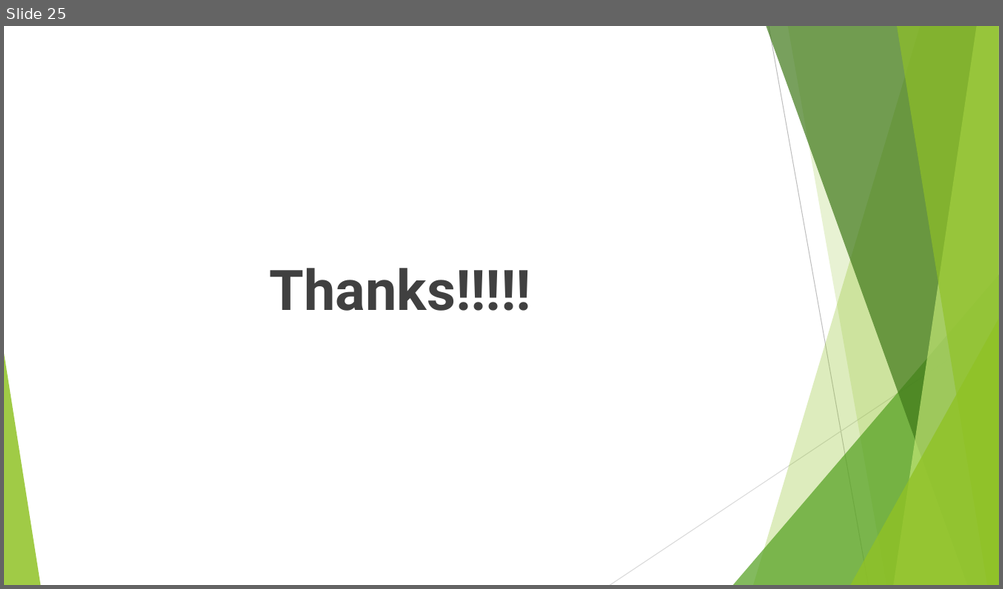
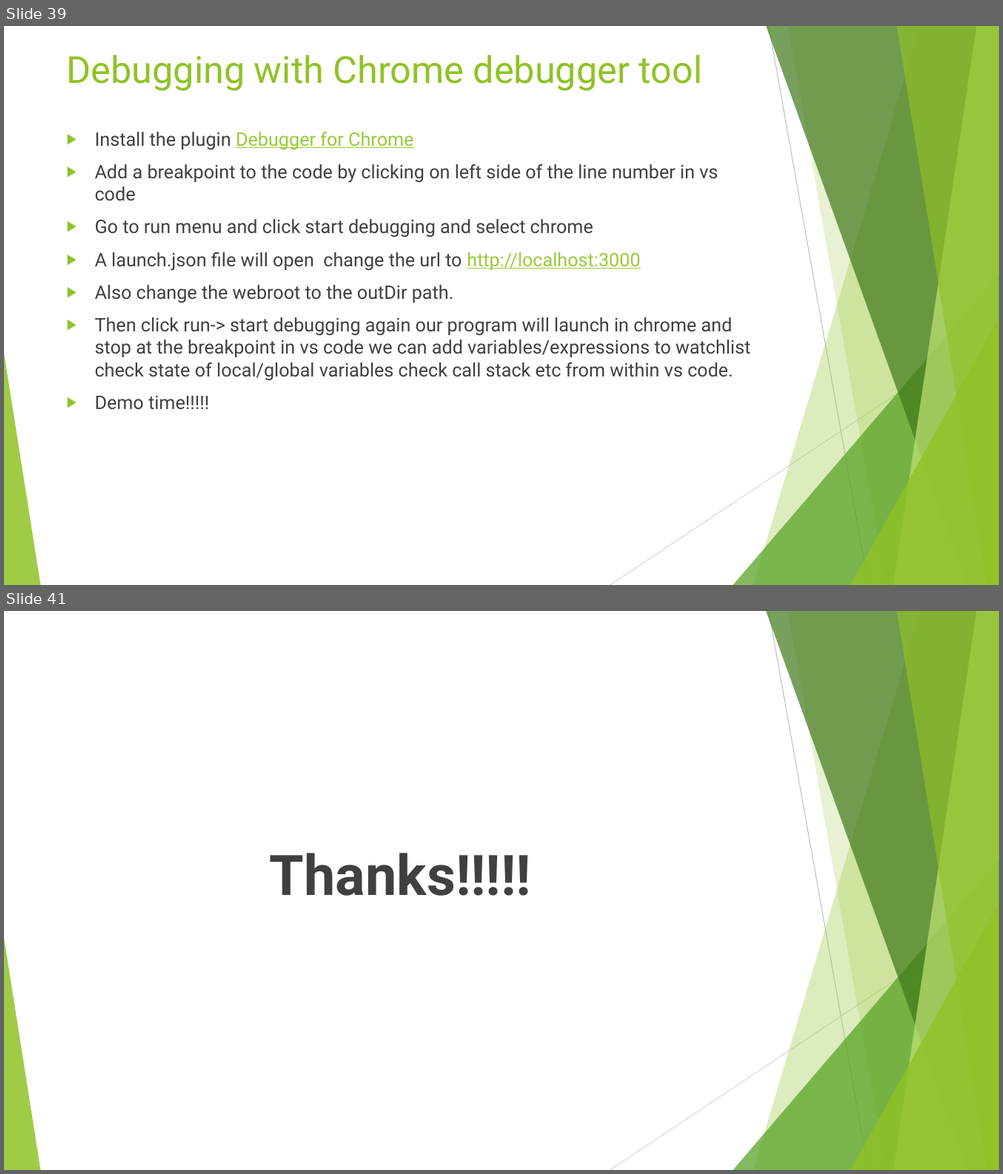
Before and after one commit to rudhrainfogain/TypeScript, a slide deck: PPT/TypeScriptv3.pptx. Shown one above the other, each under a label of ours: slide 25 before the commit, slides 39 and 41 after it; the slides between them are not shown. The pictures are 1003x589 and 1003x1174 pixels, drawn with LibreOffice and Linux fonts; fonts in the diff are those of the drawing. Boxes give left, top, right and bottom in pixels: in the first picture for what was removed or moved away, otherwise in the second. Text is boxed around its words. In the diff, an @@ line names an element or a change of style, - is before the commit and + after.

```diff
--- a/PPT/TypeScriptv3.pptx
+++ b/PPT/TypeScriptv3.pptx
@@ slide 39 added at (4,26,999,585), background #FFFFFF; not listed: 10 template elements that a slide beside it also shows @@
@@ title added at (67,55,703,91), 36 pt, text #90C226 @@
+Debugging with Chrome debugger tool
@@ text added at (95,132,750,410), 18 pt, text #404040 @@
+▶ Install the plugin Debugger for Chrome
+▶ Add a breakpoint to the code by clicking on left side of the line number in vs code
+▶ Go to run menu and click start debugging and select chrome
+▶ A launch.json file will open change the url to http://localhost:3000
+▶ Also change the webroot to the outDir path.
+▶ Then click run-> start debugging again our program will launch in chrome and stop at the breakpoint in vs code we can add variables/expressions to watchlist check state of local/global variables check call stack etc from within vs code.
+▶ Demo time!!!!!
@@ what was slide 25 is now slide 41 @@
```
Also in this commit, not shown: 1 slide changed, 15 other slides added, 15 other files.
